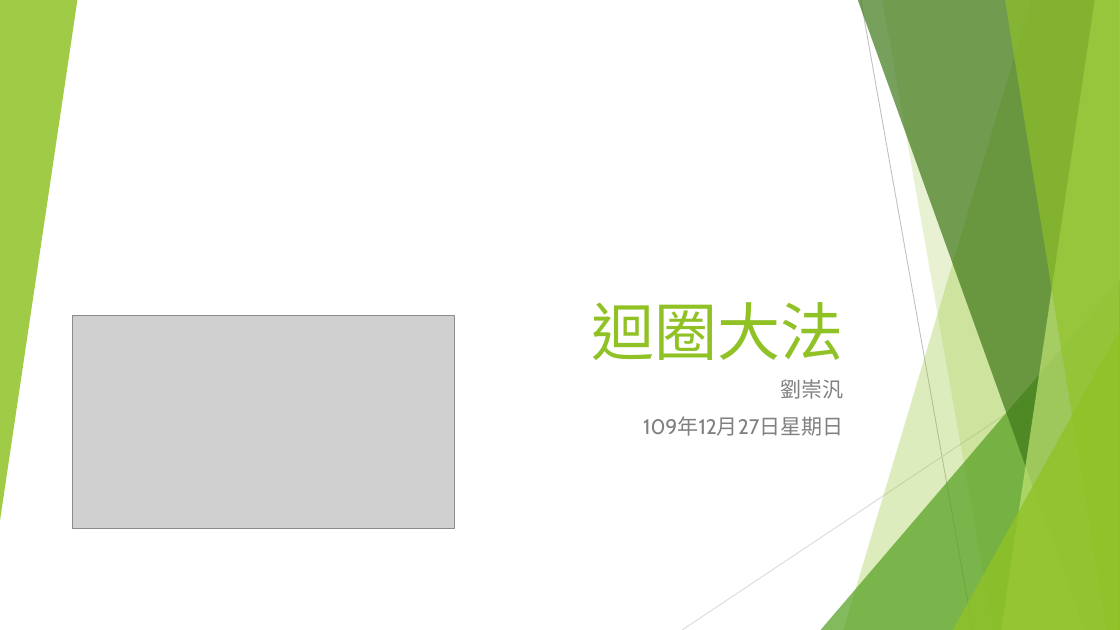
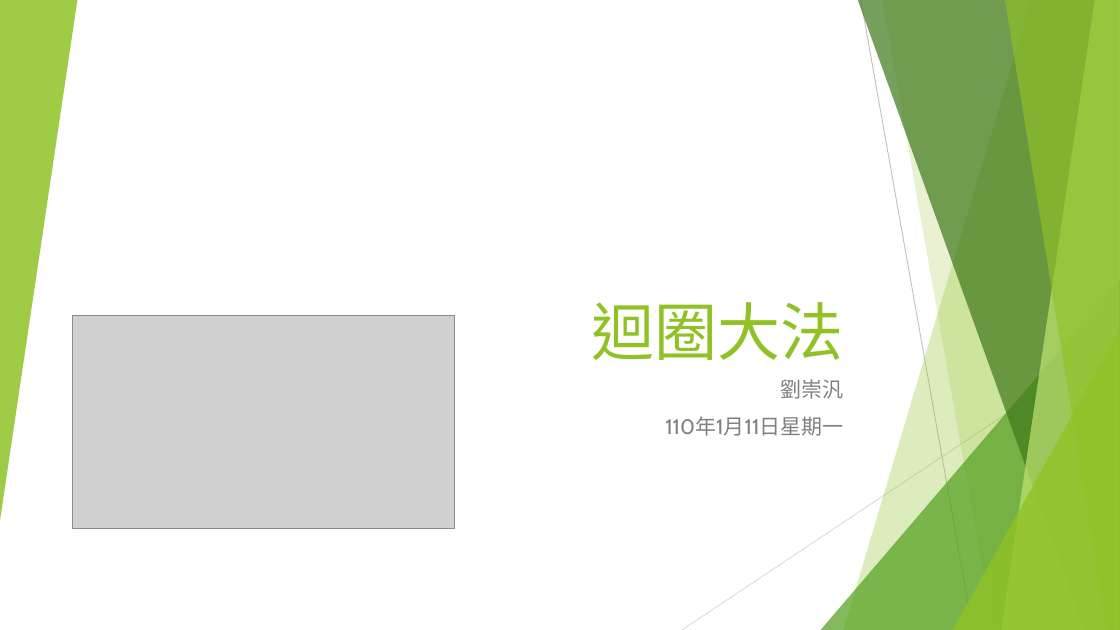
Before and after one commit to liulawsi/My_PPTs, a slide deck: slide 1 of LCC/Java/05_迴圈大法.pptx. Drawn at 1120x630 pixels with LibreOffice and Linux fonts; fonts in the diff are those of the drawing; grey boxes stand for pictures. Boxes give left, top, right and bottom in pixels: in the first picture for what was removed or moved away, otherwise in the second. Text is boxed around its words. In the diff, an @@ line names an element or a change of style, - is before the commit and + after.

```diff
--- a/LCC/Java/05_迴圈大法.pptx
+++ b/LCC/Java/05_迴圈大法.pptx
@@ subtitle at (665, 416, 843, 436): text changed @@
-109年12月27日星期日
+110年1月11日星期一
```
Also in this commit, not shown: 3 slides added, 9 other files.
